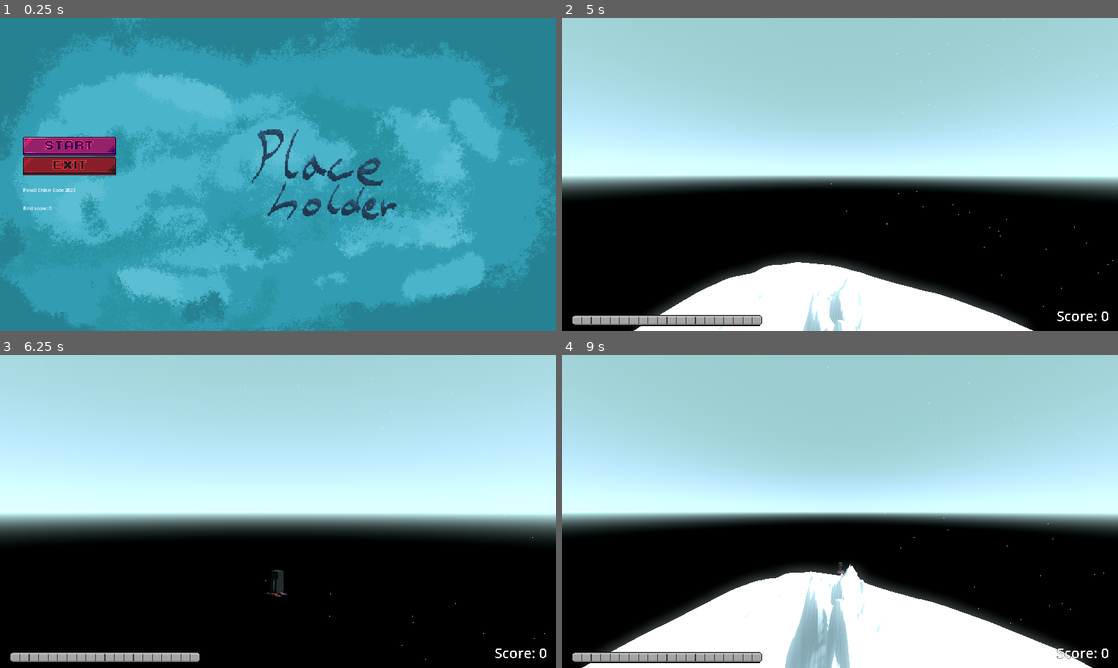
Above: before the commit, frames 1-4 (two rows, left to right).
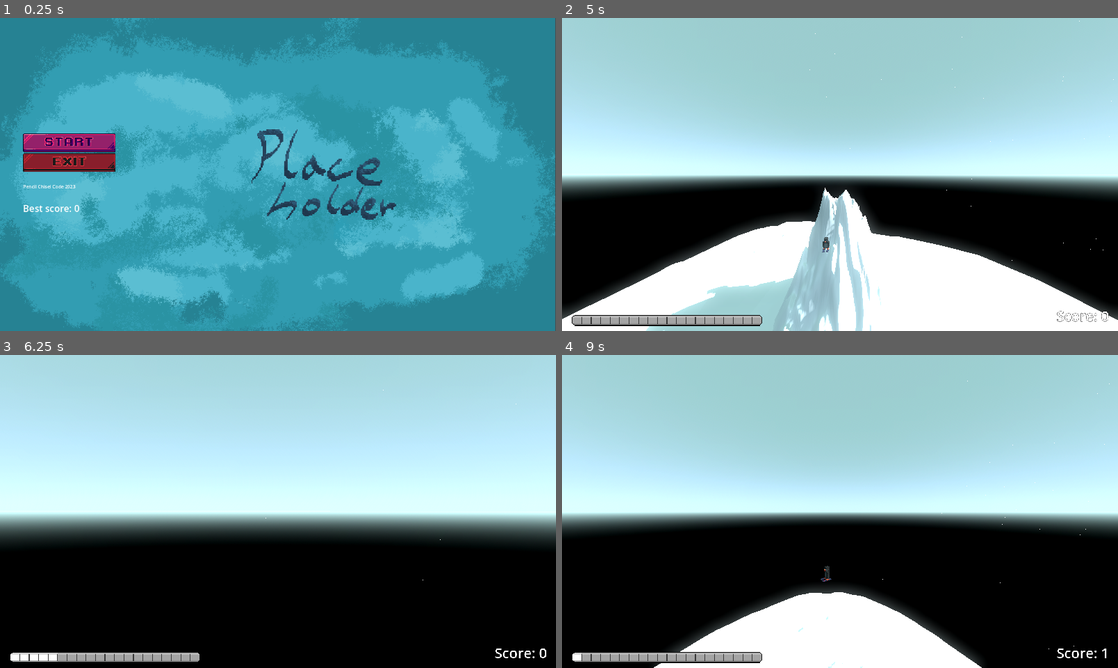
Above: after the commit, the same moments.

Repository: CodingBigTime/pencil-chisel-code-2023
Game: Godot game, scene res://scenes/ui/main_menu.tscn
Same seed, same stepped clock (60 frames per second), same inputs: the game is played once before the commit and once after it.
Inputs (mouse positions are in pixels of both pictures, inside the frame that each line leads up to; where the layout moved, square brackets give the same spot in the first picture):
- Up to frame 1 (0.25 s): no input
- Up to frame 2 (5 s): click (628, 143) [628, 146] at 0.5 s; hold D (right) 1.28-2.03 s; tap Space (boost) every 0.75 s from 1.35 to 4.35 s; hold A (left) 2.03-2.78 s; hold D (right) 2.78-4.28 s; hold A (left) from 4.28 s (still down); tap R (reset, bound only before the commit) at 4.9 s
- Up to frame 3 (6.25 s): tap Space (boost) at 5.1 s; tap Escape (suicide, bound only after the commit) at 5.65 s; release A (left) at 5.75 s; click (66, 480) at 5.77 s
- Up to frame 4 (9 s): hold A (left) 6.53-7.28 s; tap Space (boost) every 0.75 s from 6.6 to 8.85 s; tap O (score_debug, bound only after the commit) at 7.15 s; hold D (right) from 7.28 s (still down)

The runs differ from the first frame. In frame 1, 4.0% of the frame differs, in the area x 4-100%, y 0-100%; in frame 2, 20%, in the area x 0-100%, y 0-100%; in frame 3, 0.4%; in frame 4, 11%.

Commit message:
Implement global state for score and dying

Diff:
--- a/actors/player.gd
+++ b/actors/player.gd
@@ -39,11 +39,12 @@
 
 
 func _physics_process(delta: float):
-	if Input.is_action_just_pressed("reset"):
-		position = starting_position
-		linear_velocity = Vector3(0, 0, 0)
-		angular_velocity = Vector3(0, 0, 0)
-		rotation = Vector3(0, 0, 0)
+	if Input.is_action_just_pressed("suicide"):
+		die.emit()
+
+	# TODO: remove
+	if Input.is_action_just_pressed("score_debug"):
+		increase_score.emit(1)
 
 	var input_rotation = Input.get_action_strength("right") - Input.get_action_strength("left")
 	rotate(Vector3(0, -1, 0), input_rotation * delta * ROTATION_SPEED)
--- a/project.godot
+++ b/project.godot
@@ -14,6 +14,10 @@
 run/main_scene="res://scenes/ui/main_menu.tscn"
 config/features=PackedStringArray("4.1", "Forward Plus")
 config/icon="res://icon.svg"
+
+[autoload]
+
+GlobalState="*res://state/global_state.gd"
 
 [display]
 
@@ -64,15 +68,15 @@
 , Object(InputEventJoypadMotion,"resource_local_to_scene":false,"resource_name":"","device":-1,"axis":4,"axis_value":1.0,"script":null)
 ]
 }
-reset={
+suicide={
 "deadzone": 0.5,
-"events": [Object(InputEventKey,"resource_local_to_scene":fa …(140 unchanged characters)… d":false,"keycode":0,"physical_keycode":82,"key_label":0,"unicode":112,"echo":false,"script":null)
+"events": [Object(InputEventKey,"resource_local_to_scene":fa …(140 unchanged characters)… d":false,"keycode":0,"physical_keycode":4194305,"key_label":0,"unicode":0,"echo":false,"script":null)
 , Object(InputEventJoypadButton,"resource_local_to_scene":false,"resource_name":"","device":-1,"button_index":6,"pressure":0.0,"pressed":false,"script":null)
 ]
 }
-suicide={
+score_debug={
 "deadzone": 0.5,
-"events": [Object(InputEventKey,"resource_local_to_scene":false,"resource_name":"","device":-1,"window_id":0,"alt_pressed":false,"shift_pressed":false,"ctrl_pressed":false,"meta_pressed":false,"pressed":false,"keycode":0,"physical_keycode":80,"key_label":0,"unicode":108,"echo":false,"script":null)
+"events": [Object(InputEventKey,"resource_local_to_scene":false,"resource_name":"","device":-1,"window_id":0,"alt_pressed":false,"shift_pressed":false,"ctrl_pressed":false,"meta_pressed":false,"pressed":false,"keycode":0,"physical_keycode":79,"key_label":0,"unicode":114,"echo":false,"script":null)
 ]
 }
 
--- a/scenes/main.gd
+++ b/scenes/main.gd
@@ -2,6 +2,11 @@
 
 
 func _ready():
+	$player.die.connect(go_to_main_menu)
 	$player.boost_count_changed.connect($main_ui/AspectRatioContainer/boost_bar.update_value)
 	$player.boost_count_changed.emit($player.boost_count)
 	$player.increase_score.connect($main_ui/AspectRatioContainer2/score_label.increase_score)
+
+
+func go_to_main_menu():
+	get_tree().change_scene_to_file("res://scenes/ui/main_menu.tscn")
--- a/scenes/ui/best_score_label.gd
+++ b/scenes/ui/best_score_label.gd
@@ -1,14 +1,12 @@
 class_name BestScoreLabel
 extends Label
 
-var best_score: int = 0
-
 
 func _ready() -> void:
-	text = "Best score: " + str(best_score)
-
-
-func submit_new_score(new_score: int) -> void:
-	if new_score > best_score:
-		best_score = new_score
-		text = "Best score: " + str(new_score)
+	if GlobalState.new_best_score:
+		text = "New best score: " + str(GlobalState.get_best_score())
+		label_settings.font_color = Color(1.0, 1.0, 0.0)
+		GlobalState.new_best_score = false
+	else:
+		text = "Best score: " + str(GlobalState.get_best_score())
+		label_settings.font_color = Color(1.0, 1.0, 1.0)
--- a/scenes/ui/main_menu.tscn
+++ b/scenes/ui/main_menu.tscn
@@ -1,6 +1,6 @@
-[gd_scene load_steps=13 format=3 uid="uid://0cy7htlt00s6"]
+[gd_scene load_steps=14 format=3 uid="uid://0cy7htlt00s6"]
 
-[ext_resource type="Script" path="res://scenes/ui/MainMenu.gd" id="1_e888i"]
+[ext_resource type="Script" path="res://scenes/ui/main_menu.gd" id="1_sdmyu"]
 [ext_resource type="Texture2D" uid="uid://cyrlccn34qbgx" path="res://assets/ui/background.png" id="2_aa2d2"]
 [ext_resource type="Texture2D" uid="uid://cvaryjoqyns3q" path="res://assets/ui/buttons/start_button_normal.png" id="3_f7byy"]
 [ext_resource type="Texture2D" uid="uid://bb44lytpdej88" path="res://assets/ui/buttons/start_button_pressed.png" id="4_tpkhw"]
@@ -13,13 +13,17 @@
 [ext_resource type="AudioStream" uid="uid://bm6bcuvl2fmgq" path="res://assets/sfx/button_press.wav" id="10_nue65"]
 [ext_resource type="AudioStream" uid="uid://clj6pfdgfrud7" path="res://assets/sfx/button_release.wav" id="11_gbt1v"]
 
+[sub_resource type="LabelSettings" id="LabelSettings_f8bl0"]
+font_size = 32
+
 [node name="Control" type="Control"]
 custom_minimum_size = Vector2(1920, 1080)
 layout_mode = 3
 anchors_preset = 0
 offset_right = 1920.0
 offset_bottom = 1080.0
-script = ExtResource("1_e888i")
+scale = Vector2(0.998055, 1)
+script = ExtResource("1_sdmyu")
 
 [node name="TextureRect" type="TextureRect" parent="."]
 custom_minimum_size = Vector2(1920, 1080)
@@ -66,6 +70,7 @@
 
 [node name="best_score_label" type="Label" parent="HomeMenu/HSplitContainer/VBoxContainer"]
 layout_mode = 2
+label_settings = SubResource("LabelSettings_f8bl0")
 script = ExtResource("9_i60lb")
 
 [node name="CenterContainer" type="CenterContainer" parent="HomeMenu/HSplitContainer"]
--- a/scenes/ui/score_label.gd
+++ b/scenes/ui/score_label.gd
@@ -9,7 +9,7 @@
 
 func update_score(new_score: int):
 	score = new_score
-	# get_tree().get_root().find_child("BestScoreLabel", true, false).submit_new_score(score)
+	GlobalState.submit_new_score(score)
 	text = "Score: " + str(score)
 
 
--- /dev/null
+++ b/state/global_state.gd
@@ -0,0 +1,28 @@
+extends Node
+
+const SCORE_FILE = "user://score.save"
+
+var new_best_score: bool = false
+
+
+func get_best_score() -> int:
+	var best_score: int
+	if FileAccess.file_exists(SCORE_FILE):
+		var file = FileAccess.open(SCORE_FILE, FileAccess.READ)
+		best_score = file.get_var()
+		file.close()
+	else:
+		best_score = 0
+	return best_score
+
+
+func set_best_score(new_score: int) -> void:
+	var file = FileAccess.open(SCORE_FILE, FileAccess.WRITE)
+	file.store_var(new_score)
+	file.close()
+
+
+func submit_new_score(new_score: int) -> void:
+	if new_score > get_best_score():
+		set_best_score(new_score)
+		new_best_score = true
Not shown: 1 places in scenes/main.tscn that only renumber resources
Renamed: scenes/ui/MainMenu.gd -> scenes/ui/main_menu.gd
